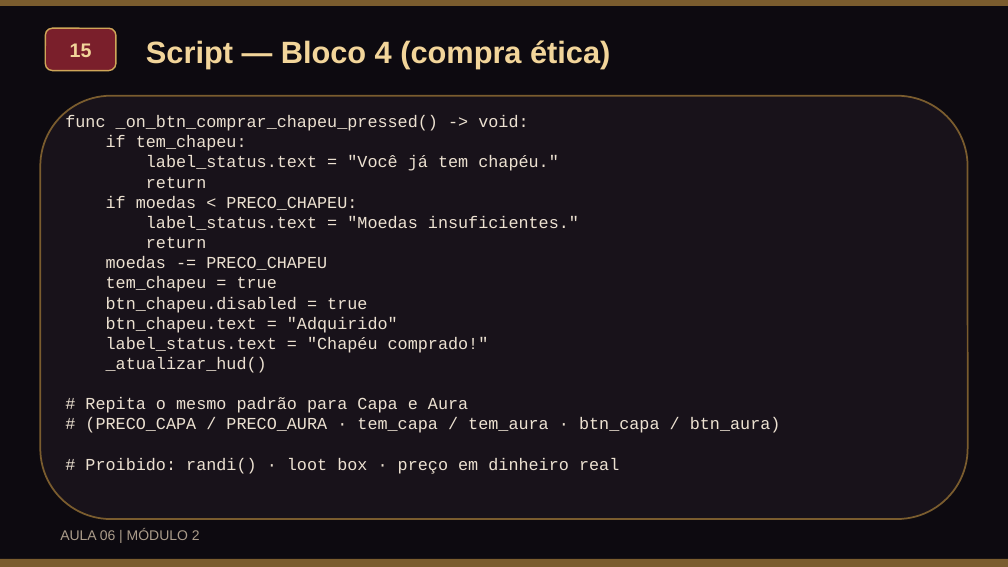
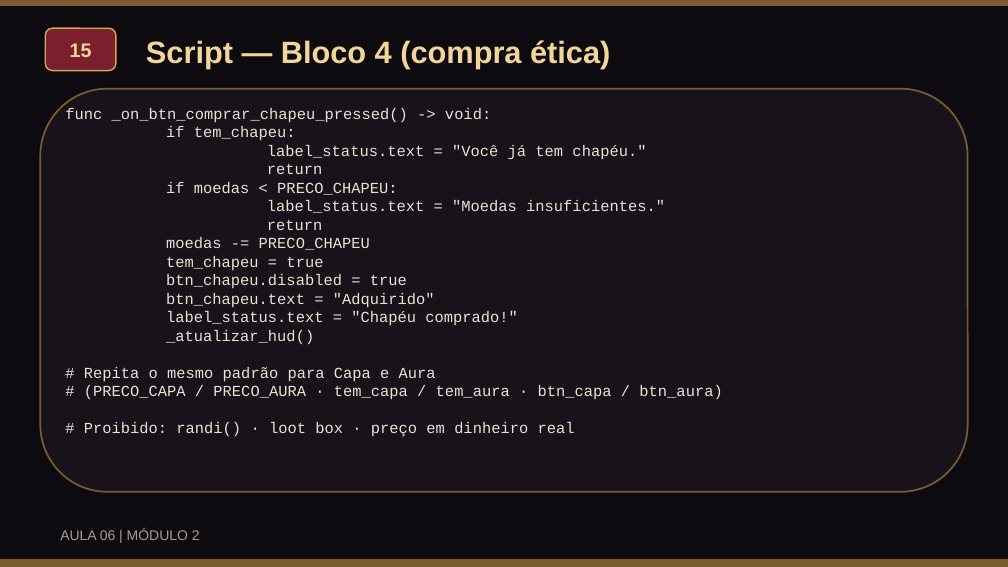
Before and after one commit to VonLuqi/fundamentos-de-jogos-digitais, a slide deck: slide 16 of assets/docs/aulas/aula06_mercado_loja_etica_slides.pptx. Drawn at 1008x567 pixels with LibreOffice and Linux fonts; fonts in the diff are those of the drawing. Boxes give left, top, right and bottom in pixels: in the first picture for what was removed or moved away, otherwise in the second. Text is boxed around its words. In the diff, an @@ line names an element or a change of style, - is before the commit and + after.

```diff
--- a/assets/docs/aulas/aula06_mercado_loja_etica_slides.pptx
+++ b/assets/docs/aulas/aula06_mercado_loja_etica_slides.pptx
@@ rounded rectangle: place and size @@
-rounded rectangle at bbox=[40, 96, 968, 519]
+rounded rectangle at bbox=[40, 89, 968, 492]
@@ text "func _on_btn_comprar_chapeu_pressed() -> void:": place and size @@
-text "func _on_btn_comprar_chapeu_pressed() -> void:" at bbox=[65, 115, 781, 474]
+text "func _on_btn_comprar_chapeu_pressed() -> void:" at bbox=[65, 108, 722, 437]
@@ text "func _on_btn_comprar_chapeu_pressed() -> void:" at bbox=[65, 108, 722, 437]: size 12 to 11 pt @@
```
Also in this commit, not shown: 1 other slide changed, 2 other files.
